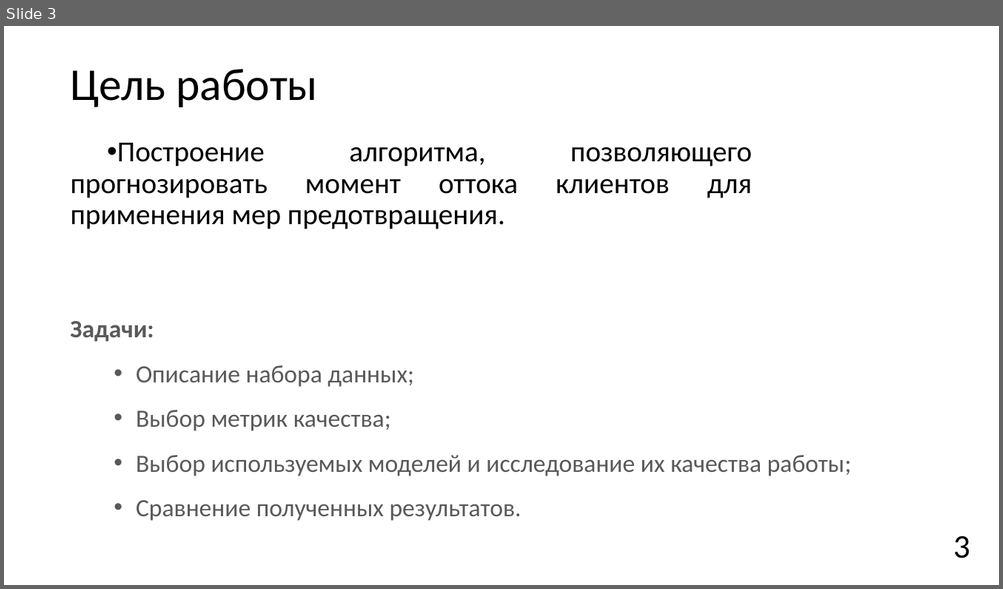
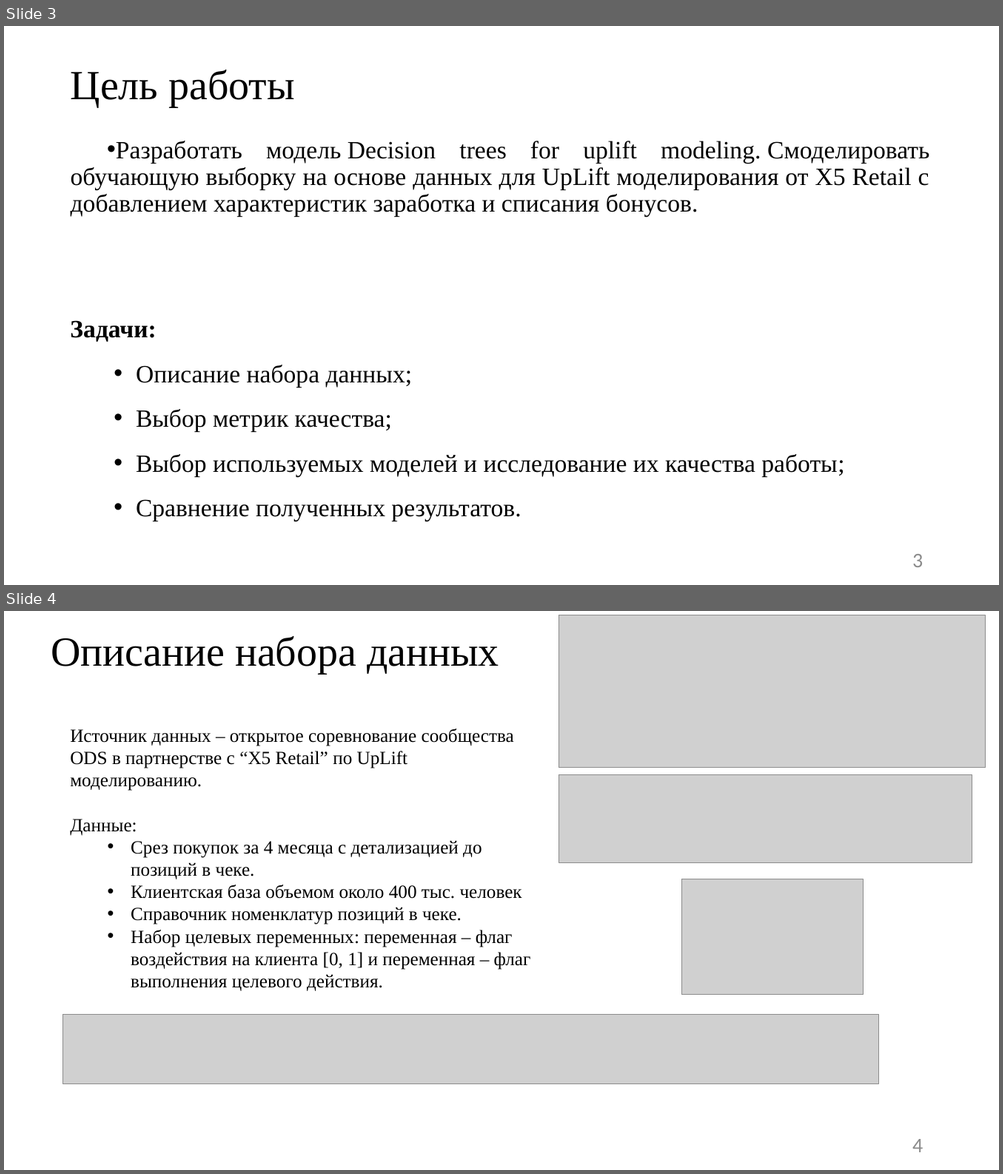
Before and after one commit to JacKira/MastersDegree, a slide deck: Отчет_3_сем/speech.pptx. Shown one above the other, each under a label of ours: slide 3 before the commit, slides 3 and 4 after it. The pictures are 1003x589 and 1003x1174 pixels, drawn with LibreOffice and Linux fonts; fonts in the diff are those of the drawing; grey boxes stand for pictures. Boxes give left, top, right and bottom in pixels: in the first picture for what was removed or moved away, otherwise in the second. Text is boxed around its words. In the diff, an @@ line names an element or a change of style, - is before the commit and + after.

```diff
--- a/Отчет_3_сем/speech.pptx
+++ b/Отчет_3_сем/speech.pptx
@@ slide 4 added at (4, 611, 999, 1170), background #FFFFFF @@
@@ picture added at (559, 615, 986, 768) @@
@@ title added at (51, 636, 499, 673), 40 pt, text #000000 @@
+Описание набора данных
@@ text added at (70, 729, 531, 991), 18 pt, text #000000 @@
+Источник данных – открытое соревнование сообщества ODS в партнерстве с “X5 Retail” по UpLift моделированию.
+Данные:
+  • Срез покупок за 4 месяца с детализацией до позиций в чеке.
+  • Клиентская база объемом около 400 тыс. человек
+  • Справочник номенклатур позиций в чеке.
+  • Набор целевых переменных: переменная – флаг воздействия на клиента [0, 1] и переменная – флаг выполнения целевого действия.
@@ picture added at (559, 775, 972, 863) @@
@@ picture added at (681, 879, 862, 994) @@
@@ picture added at (63, 1014, 879, 1084) @@
@@ page number added at (912, 1139, 922, 1153), 20 pt, text #8C8C8C @@
+4
@@ slide 3 changed as well @@
@@ title "Цель работы" at (71, 70, 295, 107): size 44 to 40 pt, font Calibri to Times New Roman @@
@@ text at (71, 141, 929, 217): text changed; size 28 to 24 pt; font Calibri to Times New Roman @@
-• Построение алгоритма, позволяющего прогнозировать момент оттока клиентов для применения мер предотвращения.
+• Разработать модель Decision trees for uplift modeling. Смоделировать обучающую выборку на основе данных для UpLift моделирования от X5 Retail с добавлением характеристик заработка и списания бонусов.
@@ text "Задачи:" at (70, 321, 844, 522): font Calibri to Times New Roman, text colour #595959 to #000000 @@
@@ page number: place and size @@
-page number at (953, 537, 970, 559)
+page number at (912, 554, 922, 568)
@@ page number at (912, 554, 922, 568): size 32 to 20 pt, text colour #000000 to #8C8C8C @@
```
Also in this commit, not shown: 2 other slides changed, 9 other slides added, 1 slide removed, 1 other file.
